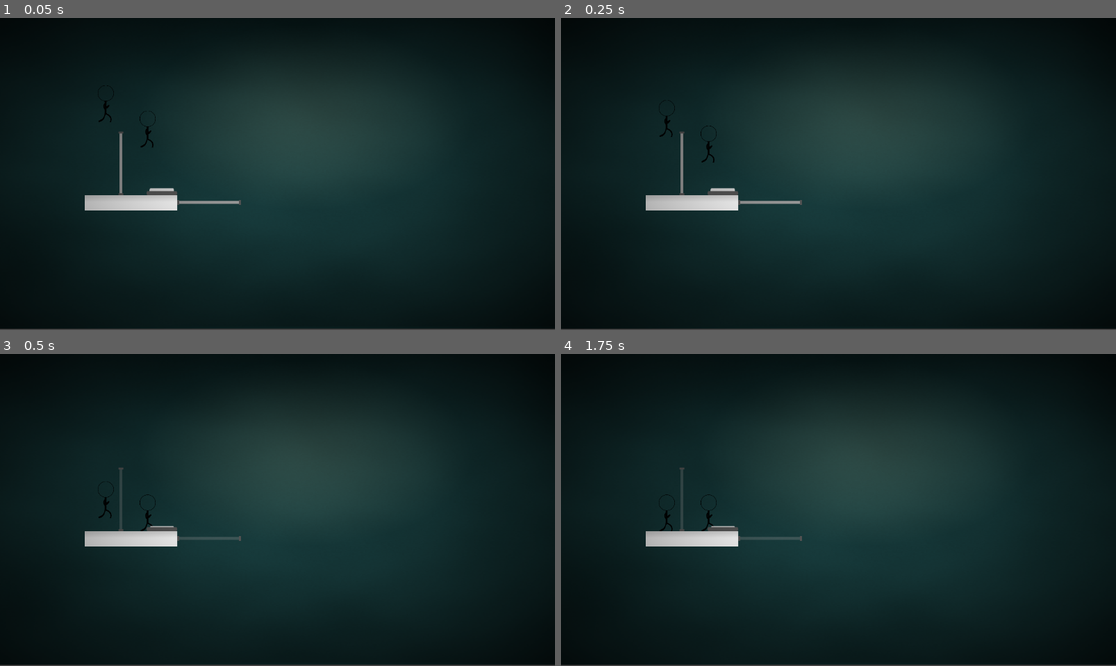
Above: before the commit, frames 1-4 (two rows, left to right).
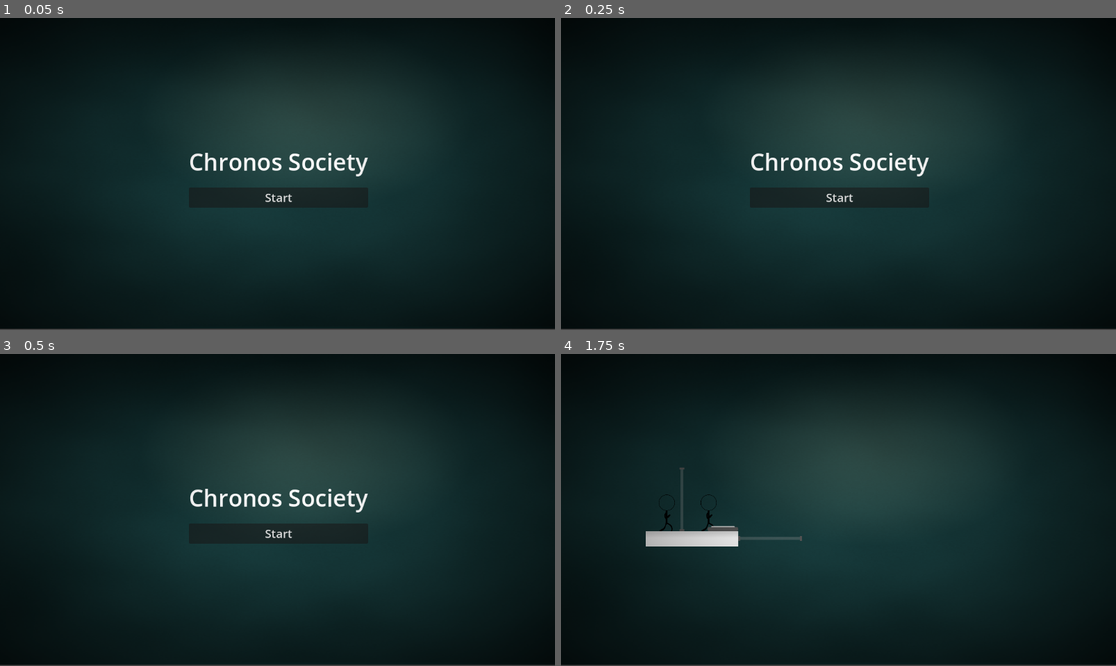
Above: after the commit, the same moments.

Repository: NahuelArrieta/ChronosSociety
Game: Godot game, scene res://ui/main_menu.tscn
The game is run twice, just before and just after one commit, with the same random seed, the same clock (stepped at 60 frames per second) and the same inputs. Before the commit the project starts from res://levels/level.tscn.
Inputs (mouse positions are in pixels of both pictures, inside the frame that each line leads up to):
- Up to frame 1 (0.05 s): no input
- Up to frame 2 (0.25 s): no input
- Up to frame 3 (0.5 s): no input
- Up to frame 4 (1.75 s): click (838, 534) at 0.5 s, where only the run after the commit has a clickable "Start"; tap Space (REVERT_P1) at 1.35 s

The runs differ from the first frame. In frame 1, 2.0% of the frame differs, in the area x 15-67%, y 21-62%; in frame 2, 2.0%, in the area x 15-67%, y 26-62%; in frame 3, 2.0%; in frame 4, nothing differs.

Commit message:
link menu with scene

Diff:
--- a/project.godot
+++ b/project.godot
@@ -11,7 +11,7 @@
 [application]
 
 config/name="ChronosSociety"
-run/main_scene="uid://c7ejpm0cgaqea"
+run/main_scene="uid://dj86y83c5e8f"
 config/features=PackedStringArray("4.4", "Forward Plus")
 config/icon="res://icon.svg"
 
--- a/ui/main_menu.gd
+++ b/ui/main_menu.gd
@@ -6,6 +6,5 @@
 
 # Called when the "Start Game" button is pressed.
 func _on_play_button_pressed():
-	# Emit the signal to tell the main scene to change to the game scene.
-	print("Play button pressed!")
+	get_tree().change_scene_to_file("res://levels/level.tscn")
 	start_game.emit()
